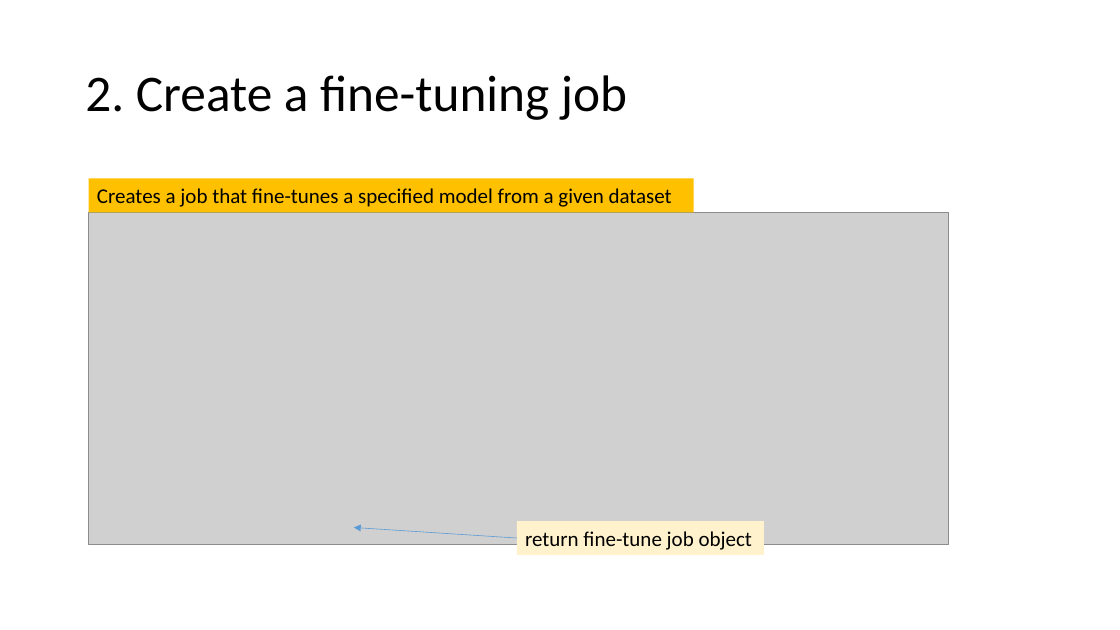
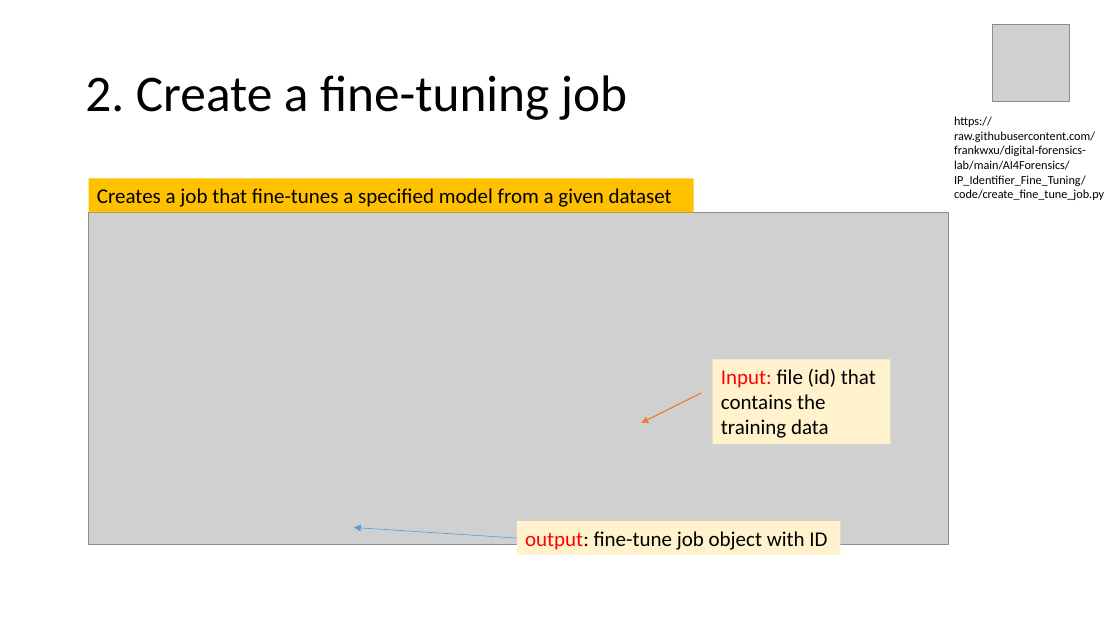
Before and after one commit to frankwxu/digital-forensics-lab, a slide deck: slide 25 of AI4Forensics/IP_Identifier_Fine_Tuning/IP_Identifer_Fine_Tuning.pptx (slide 24 before the commit). Drawn at 1120x630 pixels with LibreOffice and Linux fonts; fonts in the diff are those of the drawing; grey boxes stand for pictures; background and template pictures are left out. Boxes give left, top, right and bottom in pixels: in the first picture for what was removed or moved away, otherwise in the second. Text is boxed around its words. In the diff, an @@ line names an element or a change of style, - is before the commit and + after.

```diff
--- a/AI4Forensics/IP_Identifier_Fine_Tuning/IP_Identifer_Fine_Tuning.pptx
+++ b/AI4Forensics/IP_Identifier_Fine_Tuning/IP_Identifer_Fine_Tuning.pptx
@@ picture added at box(993, 24, 1070, 102) @@
@@ text added at box(954, 116, 1104, 200), 10.5 pt, text #000000 @@
+https://raw.githubusercontent.com/frankwxu/digital-forensics-lab/main/AI4Forensics/IP_Identifier_Fine_Tuning/code/create_fine_tune_job.py
@@ rectangle added at box(712, 360, 891, 444), fill #FFF2CC, 18 pt, text #000000 @@
+Input: file (id) that contains the training data
@@ arrow added from (702, 393) to (642, 423), #ED7D31 1 pt @@
@@ rectangle "output: fine-tune job object with ...": place and size @@
-rectangle "output: fine-tune job object with ..." at box(517, 521, 764, 555)
+rectangle "output: fine-tune job object with ..." at box(517, 521, 840, 555)
@@ text in rectangle at box(525, 531, 827, 550): text changed @@
-return fine-tune job object
+output: fine-tune job object with ID
```
Also in this commit, not shown: 19 other slides changed, 1 slide added.
